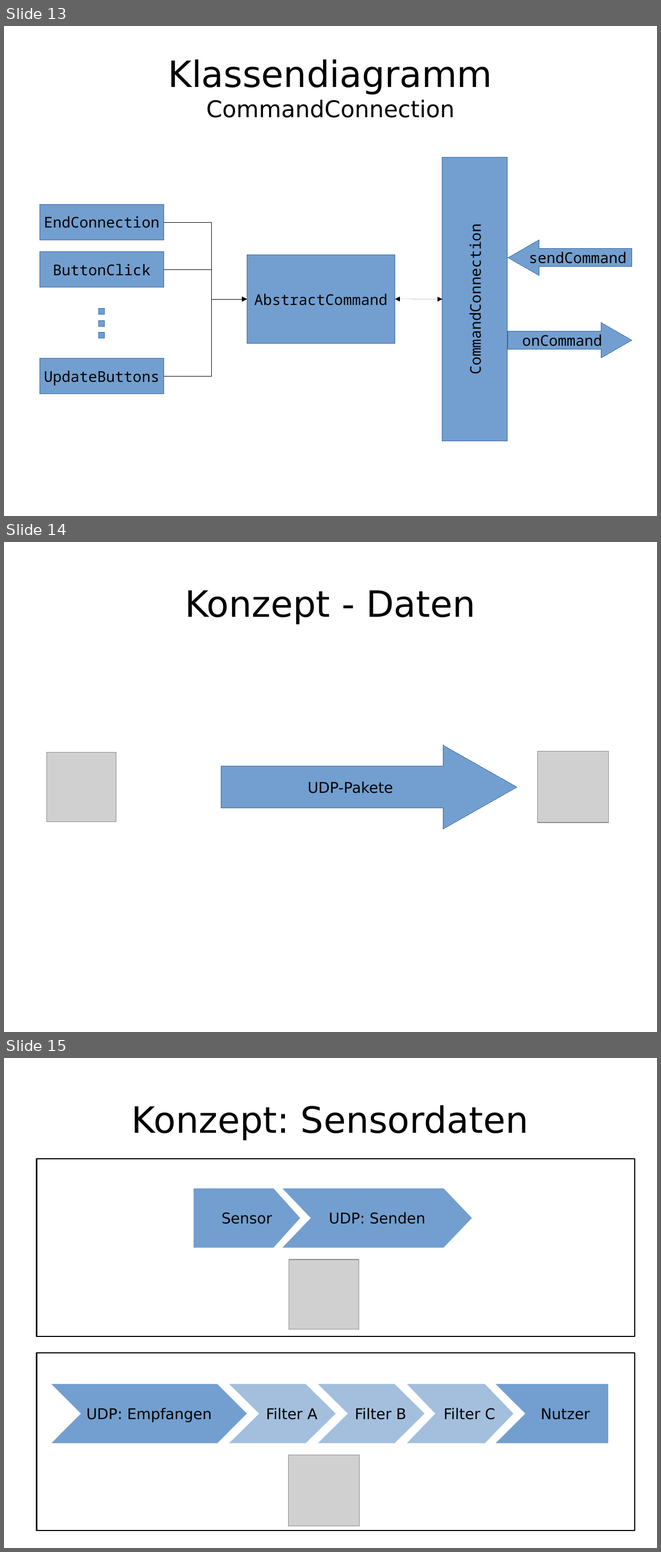
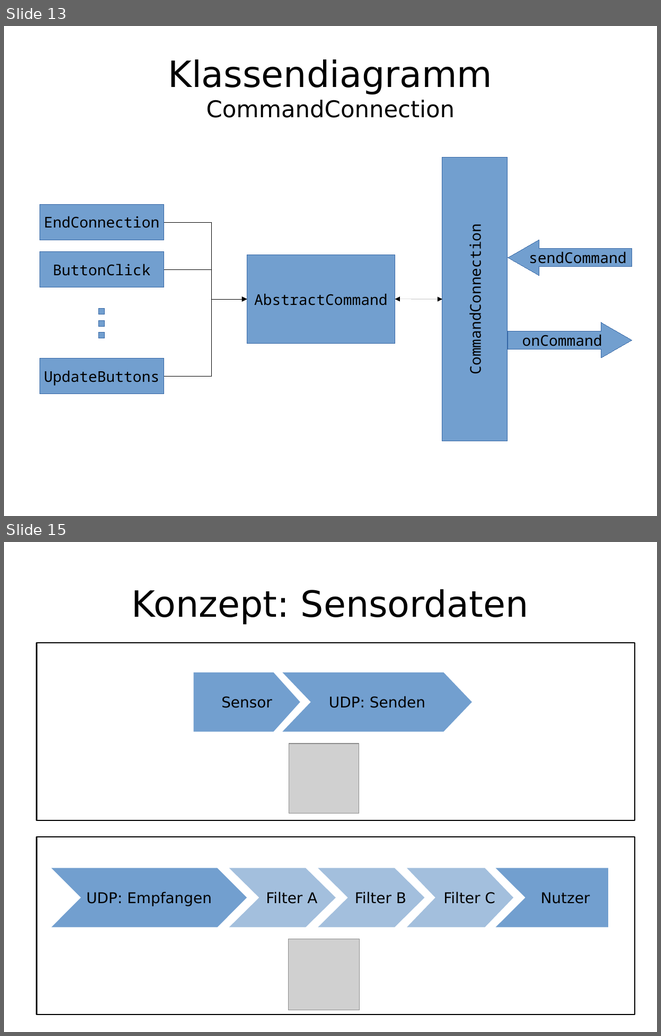
Before and after one commit to enra64/psychic-giggle, a slide deck: zwischenstand anfang dezember.odp. Shown one above the other, each under a label of ours: slides 13, 14 and 15 before the commit, slides 13 and 15 after it; the slides between them are not shown. The pictures are 661x1552 and 661x1036 pixels, drawn with LibreOffice and Linux fonts; fonts in the diff are those of the drawing; grey boxes stand for pictures. Boxes give left, top, right and bottom in pixels: in the first picture for what was removed or moved away, otherwise in the second. Text is boxed around its words. In the diff, an @@ line names an element or a change of style, - is before the commit and + after.

```diff
--- a/zwischenstand anfang dezember.odp
+++ b/zwischenstand anfang dezember.odp
@@ slide 14 removed at (4,542,657,1032), background #FFFFFF @@
@@ title removed at (185,590,475,624) @@
-Konzept - Daten
@@ right arrow removed at (221,745,517,829) @@
-UDP-Pakete
@@ picture removed at (46,752,116,822) @@
@@ picture removed at (538,751,609,822) @@
```
Also in this commit, not shown: 6 slides changed, 1 slide added, 1 other slide removed.
